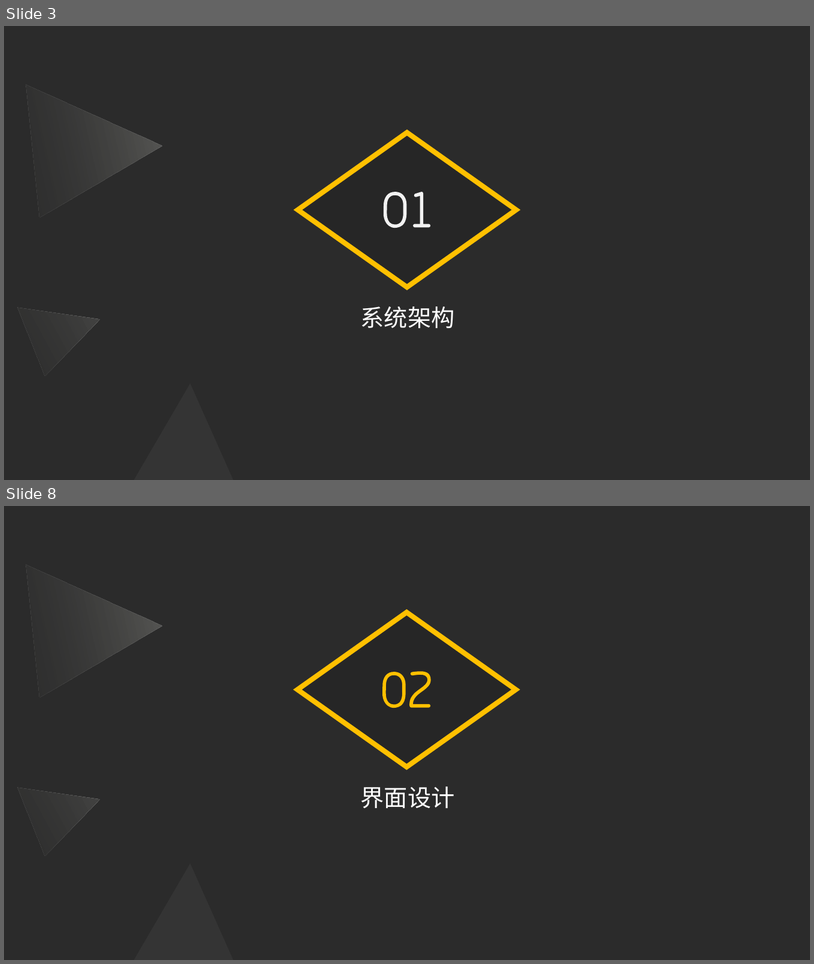
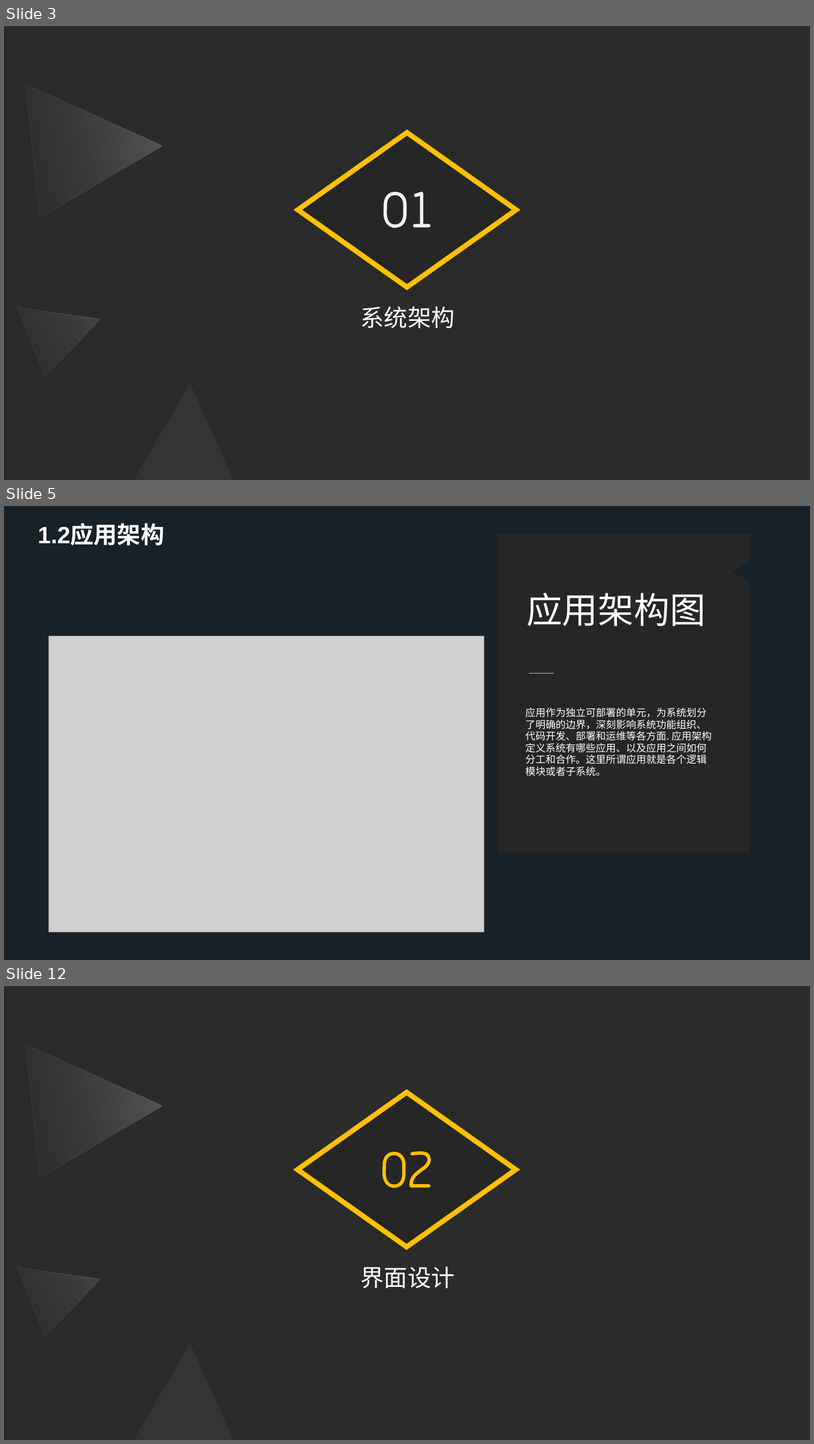
Before and after one commit to Software-Training/Development-steps, a slide deck: 项目架构与框架.pptx. Shown one above the other, each under a label of ours: slides 3 and 8 before the commit, slides 3, 5 and 12 after it; the slides between them are not shown. The pictures are 814x964 and 814x1444 pixels, drawn with LibreOffice and Linux fonts; fonts in the diff are those of the drawing; grey boxes stand for pictures; background and template pictures are left out; a plain dark background stands for a picture behind light text. Boxes give left, top, right and bottom in pixels: in the first picture for what was removed or moved away, otherwise in the second. Text is boxed around its words. In the diff, an @@ line names an element or a change of style, - is before the commit and + after.

Commit message:
lcc commit 项目架构

```diff
--- a/项目架构与框架.pptx
+++ b/项目架构与框架.pptx
@@ slide 5 added at (4, 506, 810, 960), background #FCFBF9 @@
@@ rectangle added at (4, 506, 810, 960), fill #182028 @@
@@ text added at (38, 525, 164, 546), 28 pt, text #FFFFFF, bold @@
+1.2应用架构
@@ picture added at (49, 636, 485, 932) @@
@@ group added at (498, 534, 750, 853): 2 freeform shapes, 2 texts @@
+应用作为独立可部署的单元，为系统划分了明确的边界，深刻影响系统功能组织、代码开发、部署和运维等各方面. 应用架构定义系统有哪些应用、以及应用之间如何分工和合作。这里所谓应用就是各个逻辑模块或者子系统。
+应用架构图
@@ what was slide 8 is now slide 12 @@
```
Also in this commit, not shown: 4 slides changed, 7 other slides added, 4 slides removed.
